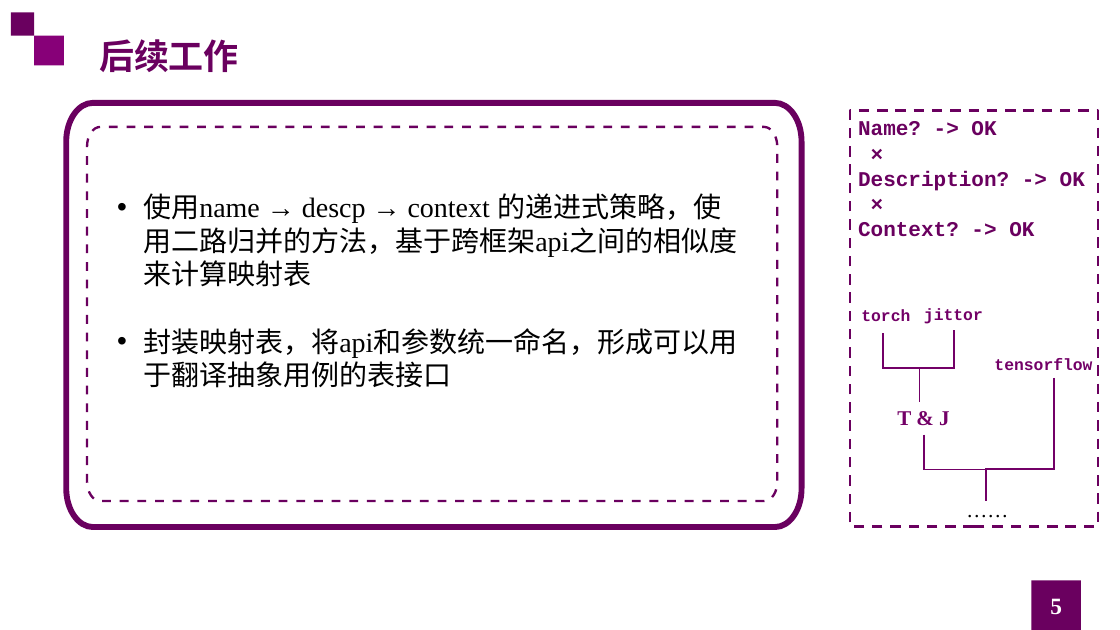
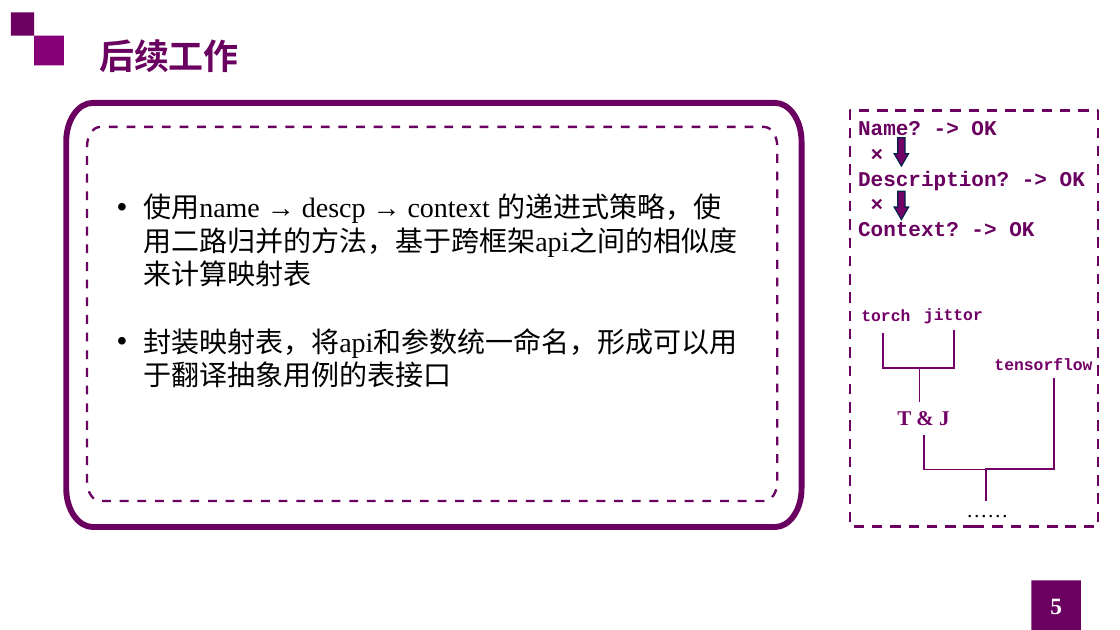
Before and after one commit to LingyueYan-NJU/MoCo_Delta, a slide deck: slide 5 of doc/230926-差分测试汇报.pptx. Drawn at 1120x630 pixels with LibreOffice and Linux fonts; fonts in the diff are those of the drawing; background and template pictures are left out. Boxes give left, top, right and bottom in pixels: in the first picture for what was removed or moved away, otherwise in the second. Text is boxed around its words. In the diff, an @@ line names an element or a change of style, - is before the commit and + after.

```diff
--- a/doc/230926-差分测试汇报.pptx
+++ b/doc/230926-差分测试汇报.pptx
@@ right arrow added at bbox=[894, 137, 909, 166], fill #730067, outline #002447 1 pt @@
@@ right arrow added at bbox=[894, 191, 909, 220], fill #730067, outline #002447 1 pt @@
```
Also in this commit, not shown: 2 other slides changed.
